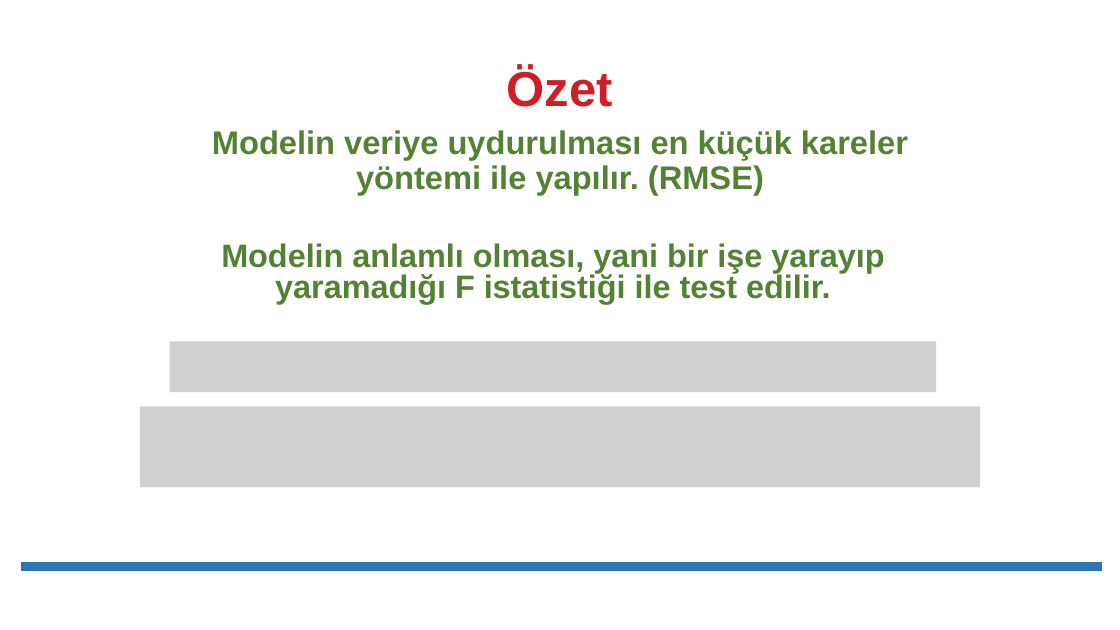
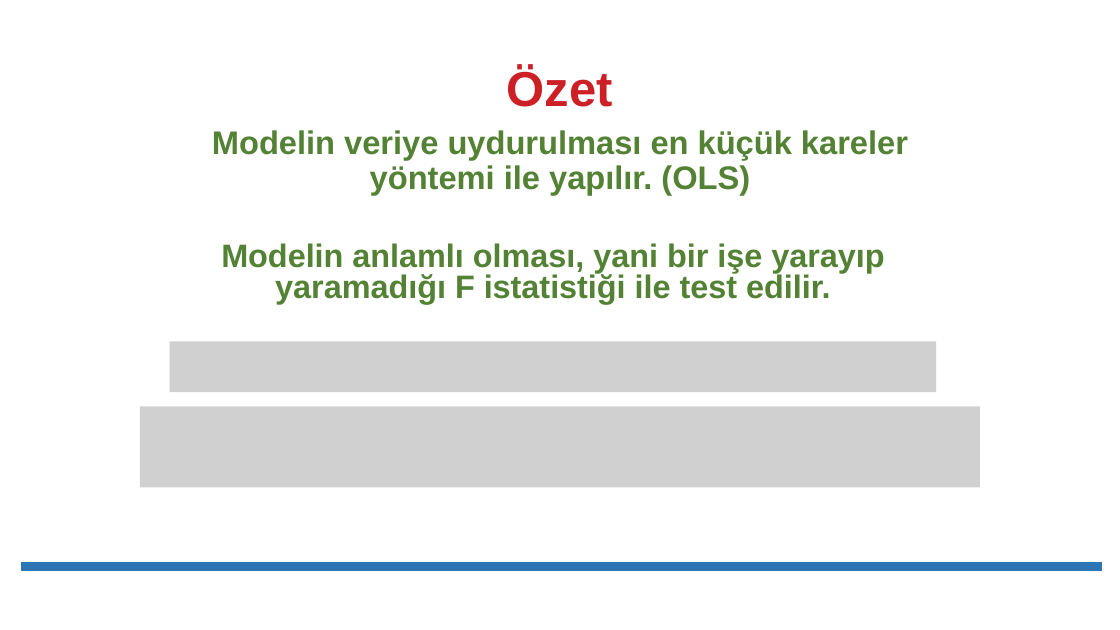
Before and after one commit to erkansirin78/machine-learning-with-python, a slide deck: slide 16 of presentations/03_Regresyon_Giriş_Varyans_Std_Ortalama_Korelasyon++.pptx. Drawn at 1120x630 pixels with LibreOffice and Linux fonts; fonts in the diff are those of the drawing; grey boxes stand for pictures. Boxes give left, top, right and bottom in pixels: in the first picture for what was removed or moved away, otherwise in the second. Text is boxed around its words. In the diff, an @@ line names an element or a change of style, - is before the commit and + after.

```diff
--- a/presentations/03_Regresyon_Giriş_Varyans_Std_Ortalama_Korelasyon++.pptx
+++ b/presentations/03_Regresyon_Giriş_Varyans_Std_Ortalama_Korelasyon++.pptx
@@ text at (212, 130, 908, 195): text changed @@
-Modelin veriye uydurulması en küçük kareler yöntemi ile yapılır. (RMSE)
+Modelin veriye uydurulması en küçük kareler yöntemi ile yapılır. (OLS)
```
Also in this commit, not shown: 7 other files.
